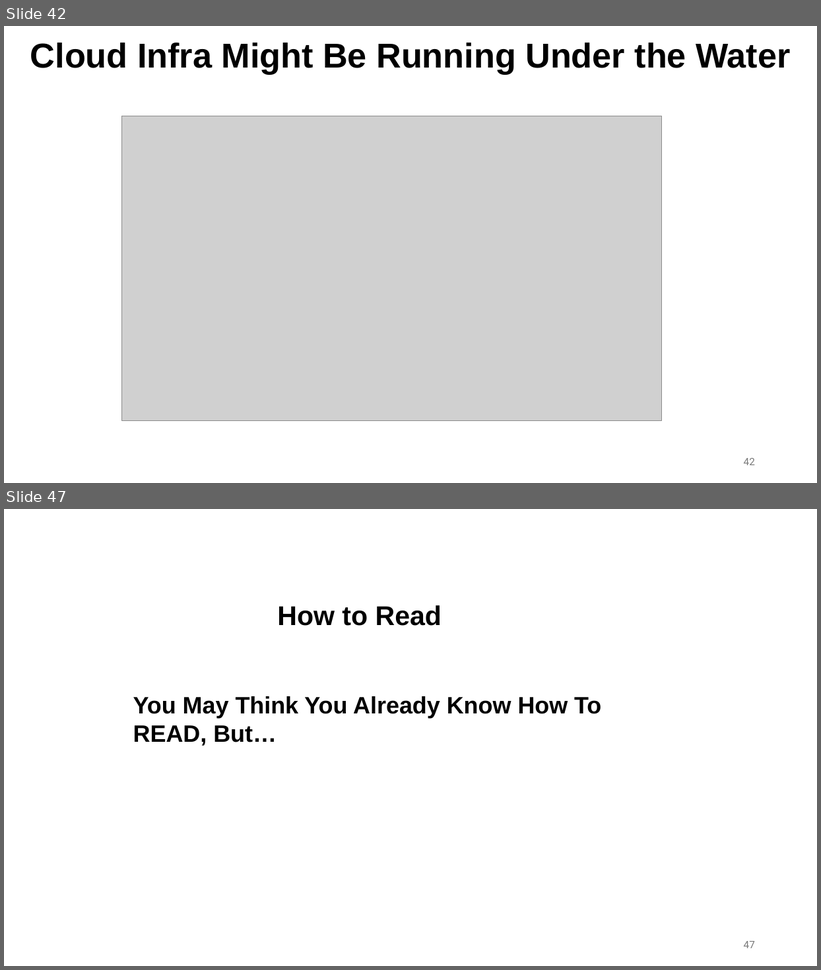
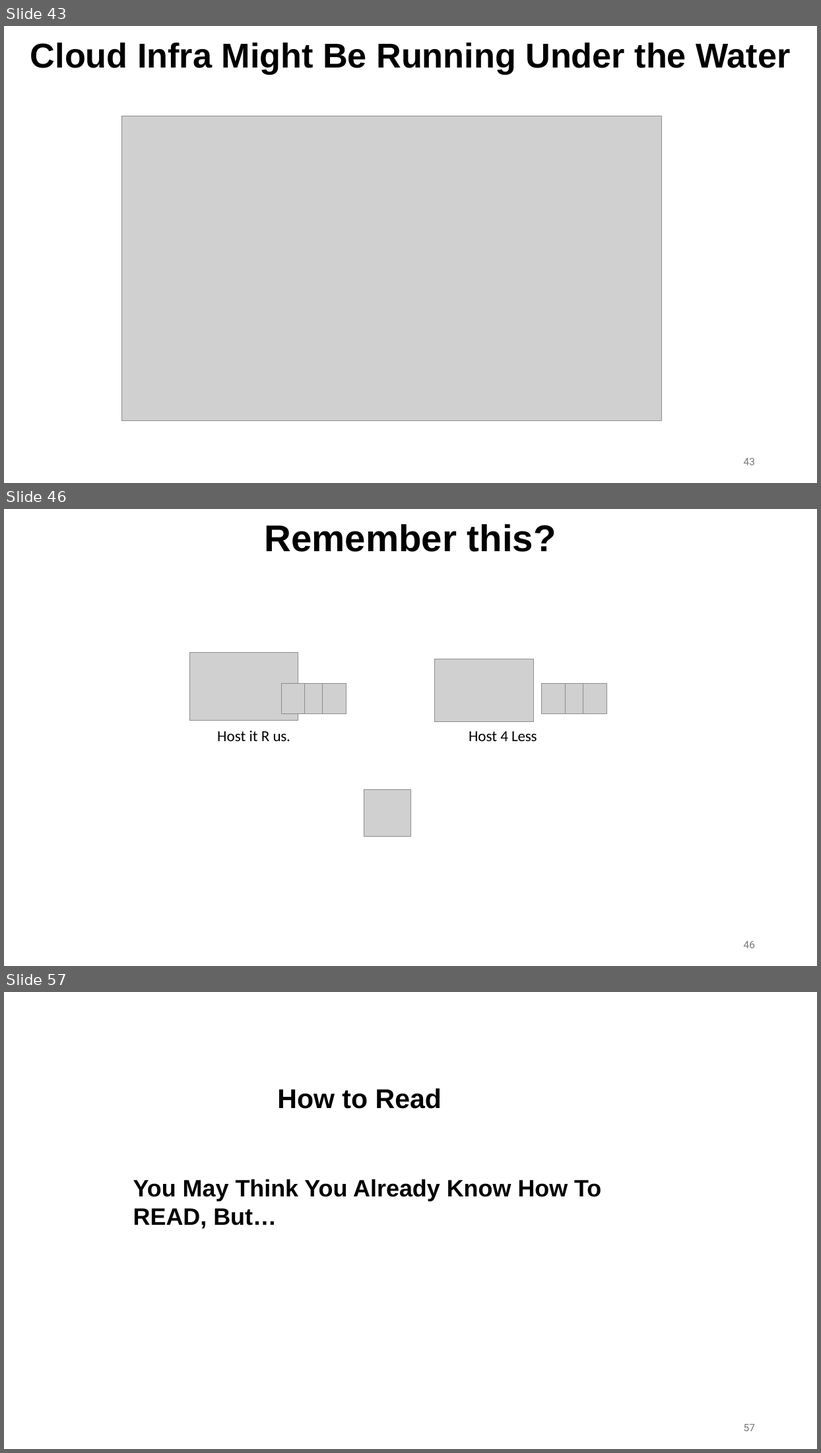
Before and after one commit to ec528/ec528.github.io, a slide deck: slides/fall26/1-introduction.pptx. Shown one above the other, each under a label of ours: slides 42 and 47 before the commit, slides 43, 46 and 57 after it; the slides between them are not shown. The pictures are 821x970 and 821x1453 pixels, drawn with LibreOffice and Linux fonts; fonts in the diff are those of the drawing; grey boxes stand for pictures; background and template pictures are left out. Boxes give left, top, right and bottom in pixels: in the first picture for what was removed or moved away, otherwise in the second. Text is boxed around its words. In the diff, an @@ line names an element or a change of style, - is before the commit and + after.

```diff
--- a/slides/fall26/1-introduction.pptx
+++ b/slides/fall26/1-introduction.pptx
@@ slide 46 added at (x1=4, y1=509, x2=817, y2=966), background #FFFFFF @@
@@ text added at (x1=265, y1=524, x2=556, y2=552), 44 pt, text #000000, bold @@
+Remember this?
@@ picture added at (x1=189, y1=652, x2=298, y2=721) @@
@@ picture added at (x1=435, y1=659, x2=534, y2=722) @@
@@ picture added at (x1=282, y1=683, x2=305, y2=714) @@
@@ picture added at (x1=304, y1=683, x2=326, y2=714) @@
@@ picture added at (x1=323, y1=683, x2=346, y2=714) @@
@@ picture added at (x1=542, y1=683, x2=565, y2=714) @@
@@ picture added at (x1=565, y1=683, x2=585, y2=714) @@
@@ picture added at (x1=583, y1=683, x2=607, y2=714) @@
@@ text added at (x1=217, y1=731, x2=290, y2=741), 18 pt, text #000000 @@
+Host it R us.
@@ text added at (x1=469, y1=731, x2=537, y2=741), 18 pt, text #000000 @@
+Host 4 Less
@@ picture added at (x1=364, y1=789, x2=411, y2=836) @@
@@ page number added at (x1=744, y1=941, x2=755, y2=949), 12 pt, text #797979 @@
+46
@@ what was slide 42 is now slide 43 @@
@@ page number at (x1=744, y1=458, x2=755, y2=466): text changed @@
-42
+43
@@ what was slide 47 is now slide 57 @@
@@ page number at (x1=744, y1=1424, x2=755, y2=1432): text changed @@
-47
+57
```
Also in this commit, not shown: 17 slides changed, 10 other slides added, 1 slide removed, 1 other file.
